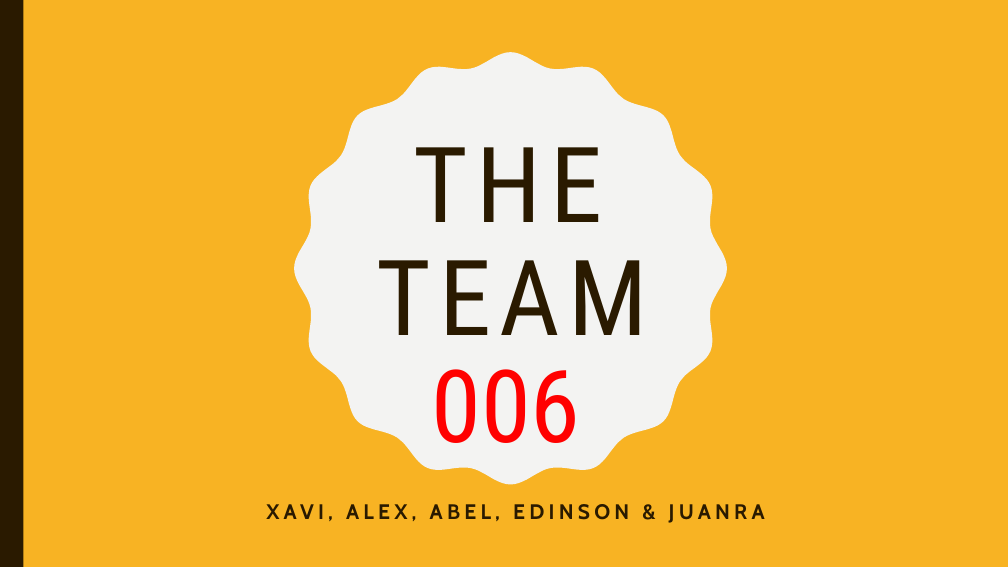
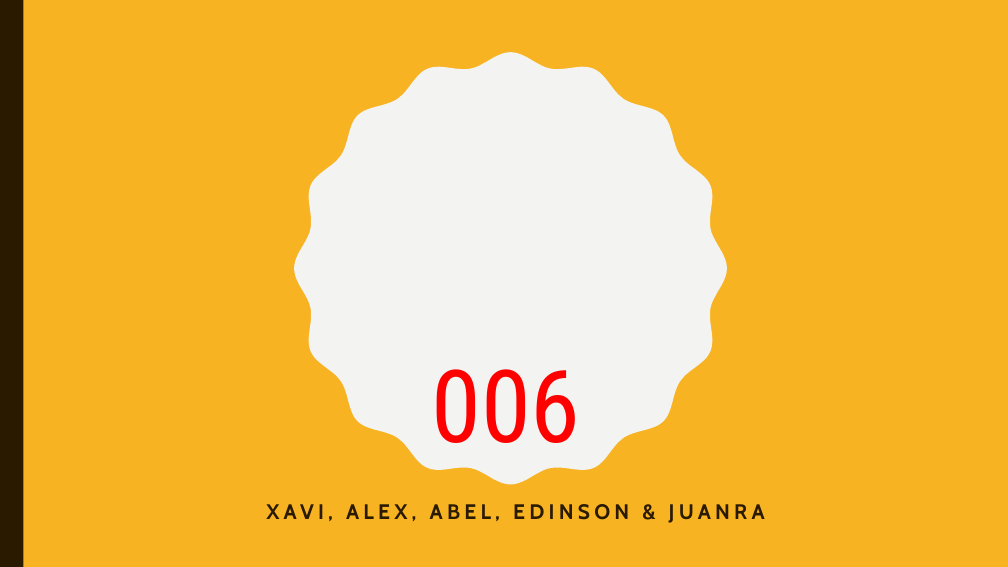
Before and after one commit to Zavierazo/hackatrips-hotelbeds, a slide deck: slide 1 of presentacion.pptx. Drawn at 1008x567 pixels with LibreOffice and Linux fonts; fonts in the diff are those of the drawing. Boxes give left, top, right and bottom in pixels: in the first picture for what was removed or moved away, otherwise in the second. Text is boxed around its words. In the diff, an @@ line names an element or a change of style, - is before the commit and + after.

```diff
--- a/presentacion.pptx
+++ b/presentacion.pptx
@@ title removed at (377,147,648,335) @@
-THE
-TEAM
```
Also in this commit, not shown: 1 other slide changed, 2 slides added.
